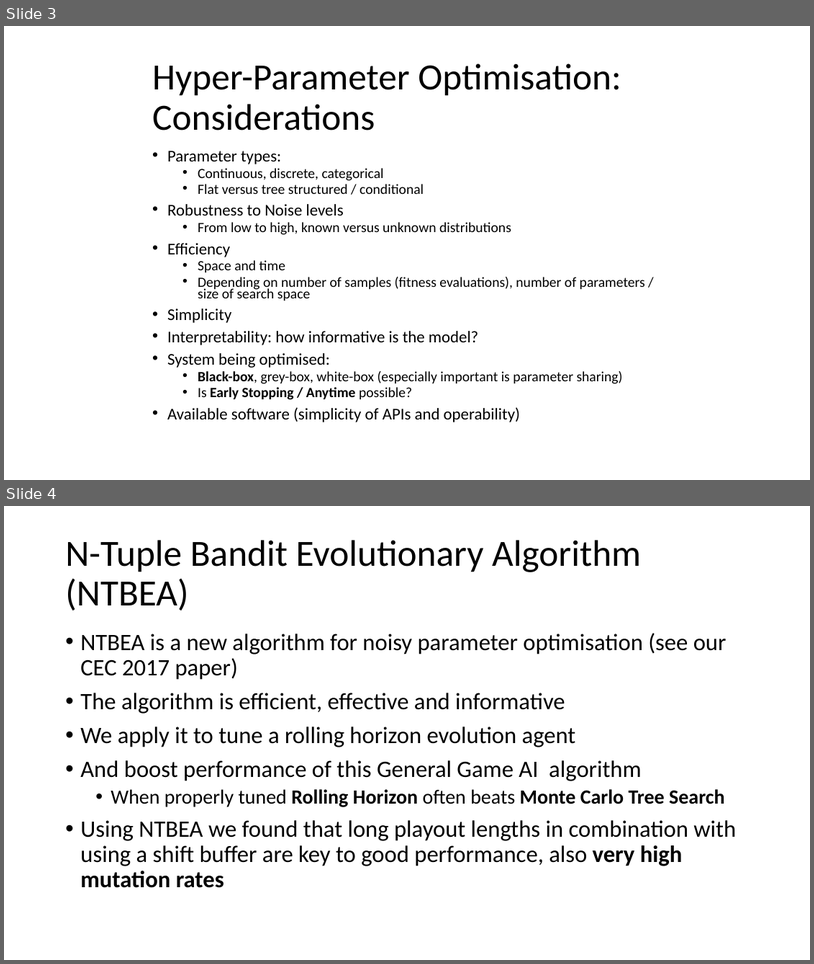
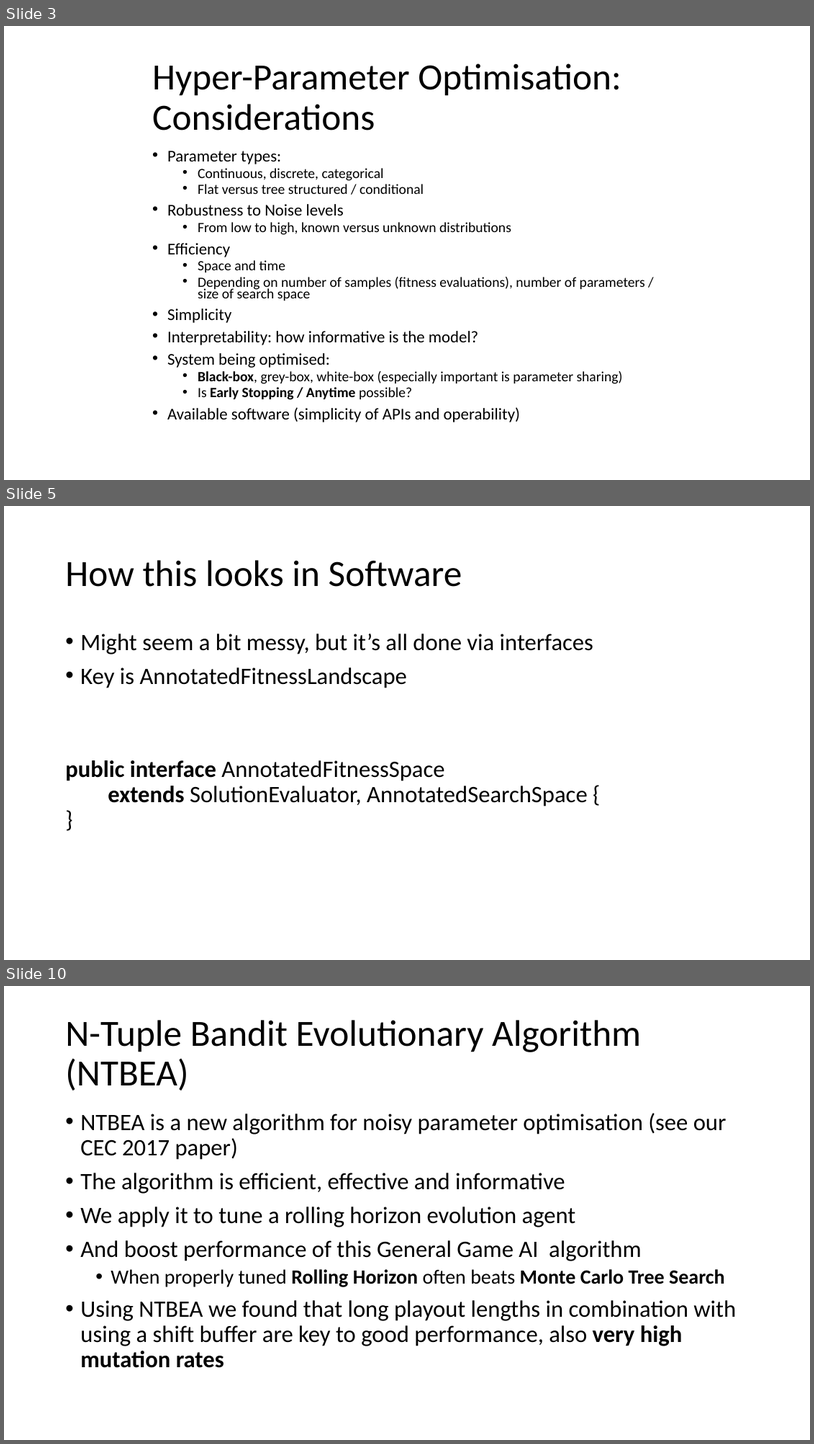
Before and after one commit to GAIGResearch/AIGD2, a slide deck: lectures/NTBEA 2019.pptx. Shown one above the other, each under a label of ours: slides 3 and 4 before the commit, slides 3, 5 and 10 after it; the slides between them are not shown. The pictures are 814x964 and 814x1444 pixels, drawn with LibreOffice and Linux fonts; fonts in the diff are those of the drawing. Boxes give left, top, right and bottom in pixels: in the first picture for what was removed or moved away, otherwise in the second. Text is boxed around its words. In the diff, an @@ line names an element or a change of style, - is before the commit and + after.

```diff
--- a/lectures/NTBEA 2019.pptx
+++ b/lectures/NTBEA 2019.pptx
@@ slide 5 added at (4, 506, 810, 960), background #FFFFFF @@
@@ title added at (65, 560, 463, 587), 44 pt, text #000000 @@
+How this looks in Software
@@ text added at (65, 633, 594, 806), 28 pt, text #000000 @@
+• Might seem a bit messy, but it’s all done via interfaces
+• Key is AnnotatedFitnessLandscape
+public interface AnnotatedFitnessSpace
+extends SolutionEvaluator, AnnotatedSearchSpace {
+}
@@ what was slide 4 is now slide 10 @@
```
Also in this commit, not shown: 5 other slides added, 3 other files.
